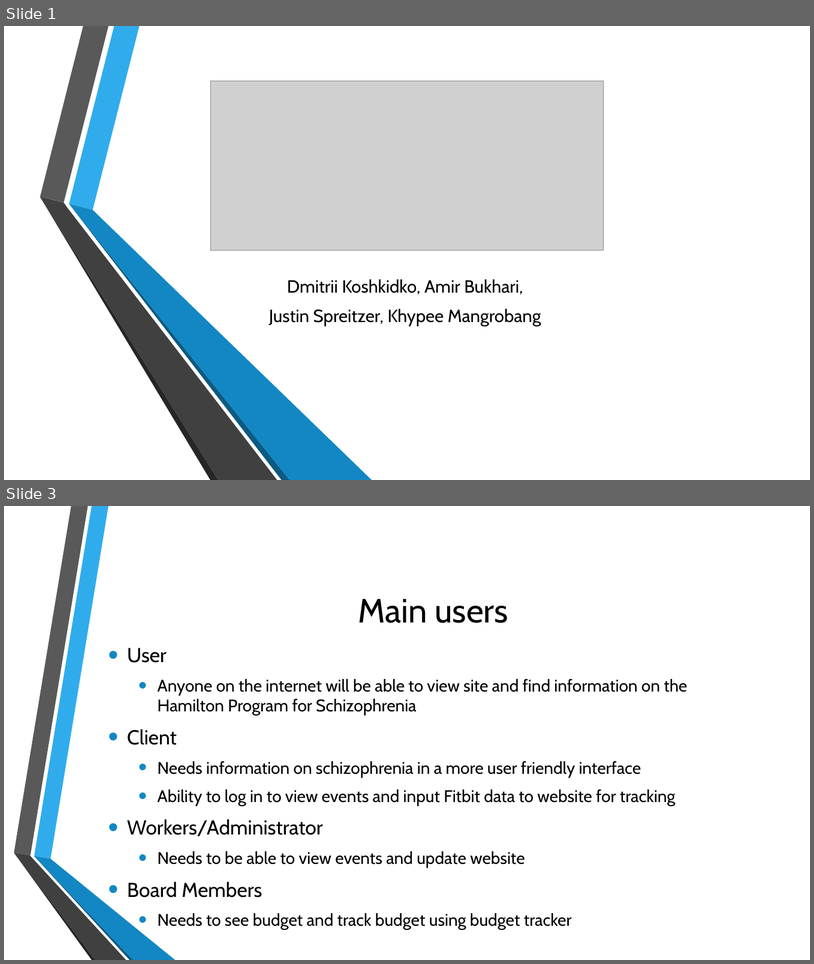
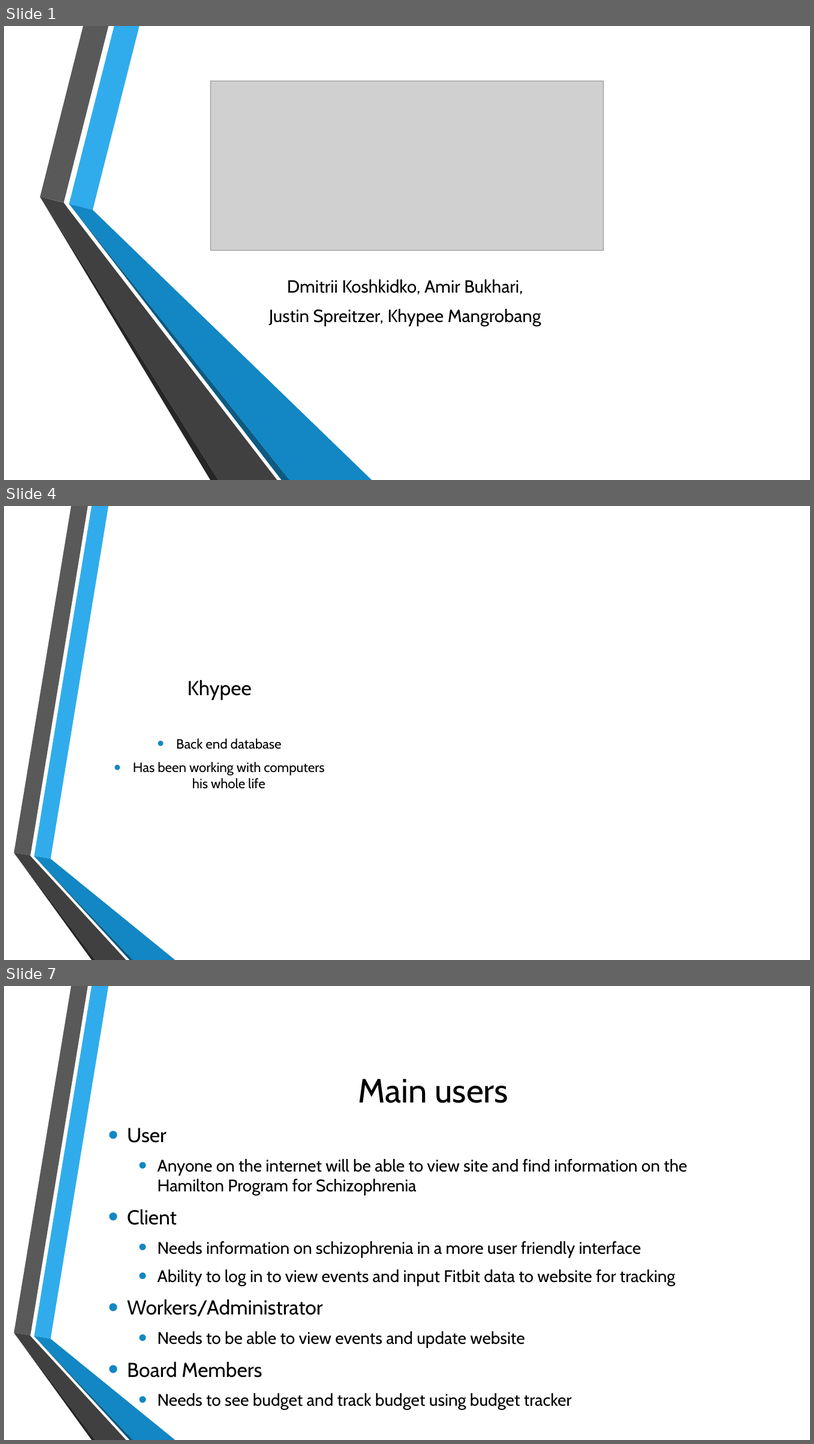
Before and after one commit to amirbukhari/HPS, a slide deck: Main Metaphor.pptx. Shown one above the other, each under a label of ours: slides 1 and 3 before the commit, slides 1, 4 and 7 after it; the slides between them are not shown. The pictures are 814x964 and 814x1444 pixels, drawn with LibreOffice and Linux fonts; fonts in the diff are those of the drawing; grey boxes stand for pictures; background and template pictures are left out. Boxes give left, top, right and bottom in pixels: in the first picture for what was removed or moved away, otherwise in the second. Text is boxed around its words. In the diff, an @@ line names an element or a change of style, - is before the commit and + after.

```diff
--- a/Main Metaphor.pptx
+++ b/Main Metaphor.pptx
@@ slide 4 added at (4,506,810,960), background picture (left out); not listed: 6 template elements that a slide beside it also shows @@
@@ title added at (188,679,252,700), 24 pt, text #000000 @@
+Khypee
@@ text added at (133,738,324,789), 16 pt, text #000000 @@
+• Back end database
+• Has been working with computers his whole life
@@ what was slide 3 is now slide 7 @@
```
Also in this commit, not shown: 2 slides changed, 4 other slides added.
